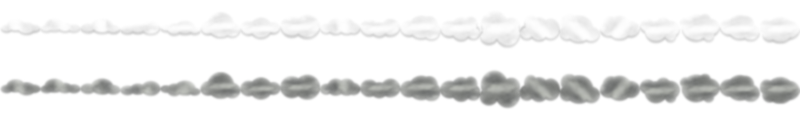
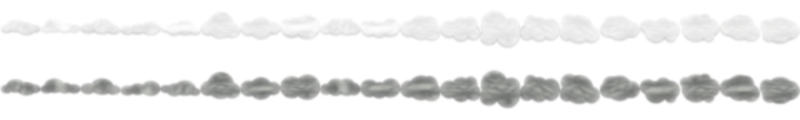
Revision of a layered 800 × 120 image; what changed, layer by layer:
removed layer "Layer 12 copy" over bbox(0, 10, 800, 110)
added layer "Layer 13 copy" above "Layer 13" over bbox(0, 10, 800, 110)
